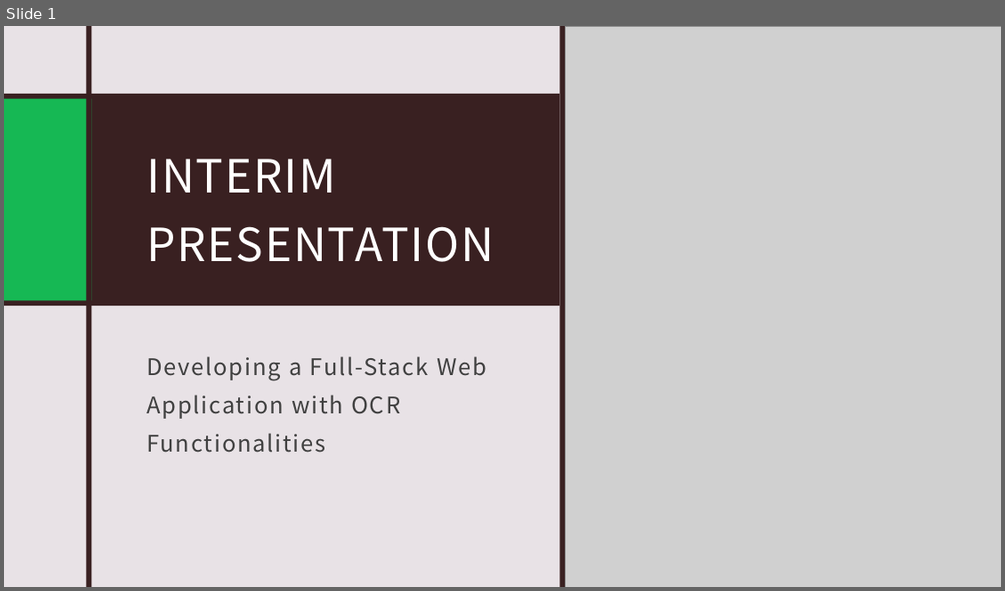
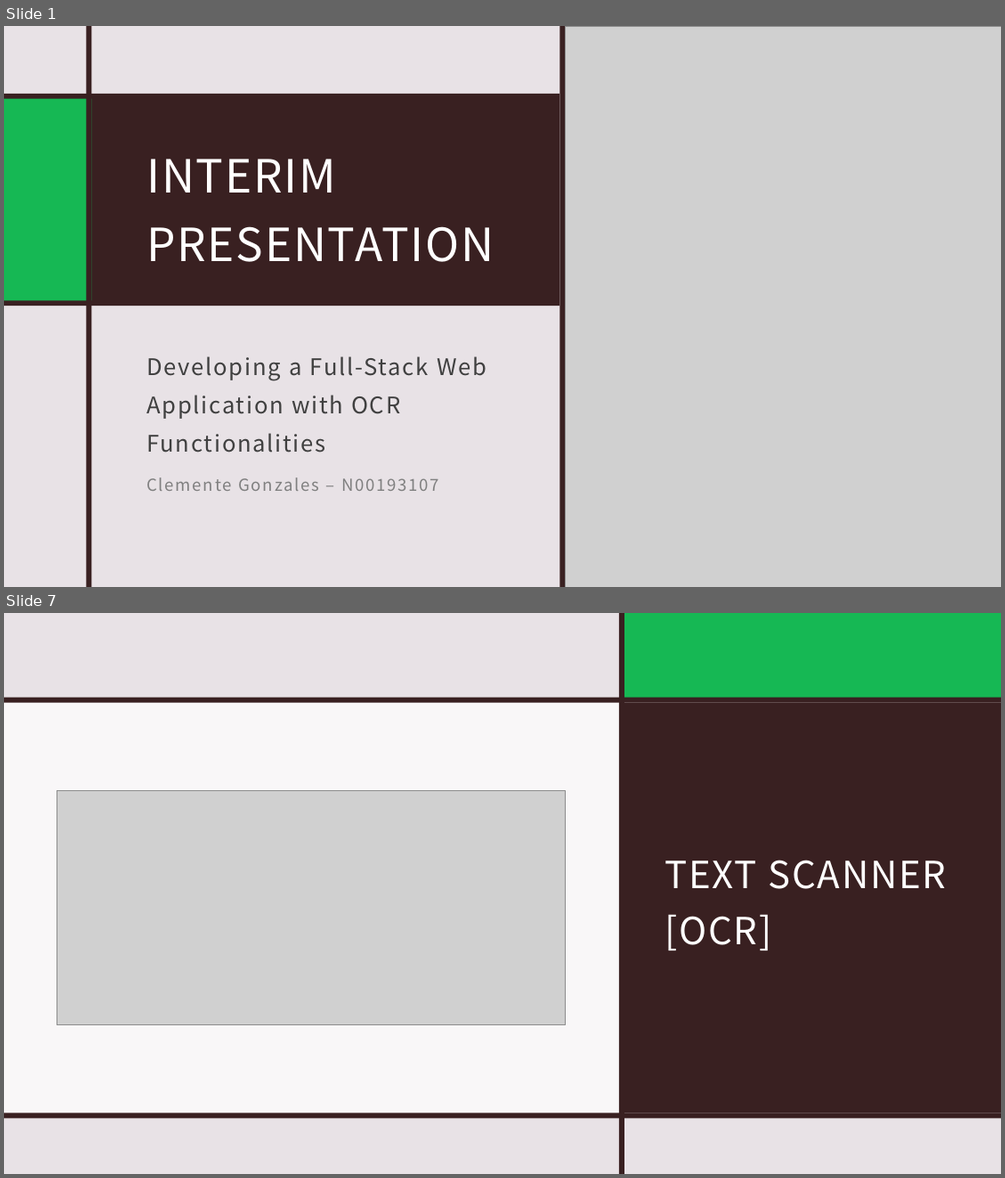
Before and after one commit to IADT-projects/y4-project-CjayGonzales, a slide deck: Docs/Interim Presentation.pptx. Shown one above the other, each under a label of ours: slide 1 before the commit, slides 1 and 7 after it; the slides between them are not shown. The pictures are 1005x591 and 1005x1178 pixels, drawn with LibreOffice and Linux fonts; fonts in the diff are those of the drawing; grey boxes stand for pictures. Boxes give left, top, right and bottom in pixels: in the first picture for what was removed or moved away, otherwise in the second. Text is boxed around its words. In the diff, an @@ line names an element or a change of style, - is before the commit and + after.

```diff
--- a/Docs/Interim Presentation.pptx
+++ b/Docs/Interim Presentation.pptx
@@ slide 7 added at (4,613,1001,1174), background #E8E2E6 @@
@@ rectangle added at (4,613,1001,1174), fill #E8E2E6 @@
@@ rectangle added at (384,613,389,1174), fill #392021 @@
@@ rectangle added at (390,613,1001,1174), fill #FFFFFF at 75% opacity @@
@@ rectangle added at (617,613,623,1174), fill #392021 @@
@@ rectangle added at (619,613,624,1174), fill #392021 @@
@@ rectangle added at (622,613,1001,699), fill #16B854 @@
@@ rectangle added at (623,613,1001,1174), fill #FFFFFF at 75% opacity @@
@@ rectangle added at (4,698,620,1116), fill #FFFFFF at 75% opacity @@
@@ rectangle added at (4,698,1001,703), fill #392021 @@
@@ rectangle added at (624,703,1001,1113), fill #392021 @@
@@ picture added at (57,791,566,1025) @@
@@ title added at (665,860,947,950), 36 pt, text #FFFFFF @@
+TEXT SCANNER [OCR]
@@ rectangle added at (4,1112,1001,1118), fill #392021 @@
@@ slide 1 changed as well @@
@@ subtitle at (146,477,439,491): paragraph added @@
+Clemente Gonzales – N00193107
```
Also in this commit, not shown: 4 other slides changed, 8 other slides added, 6 slides removed.
